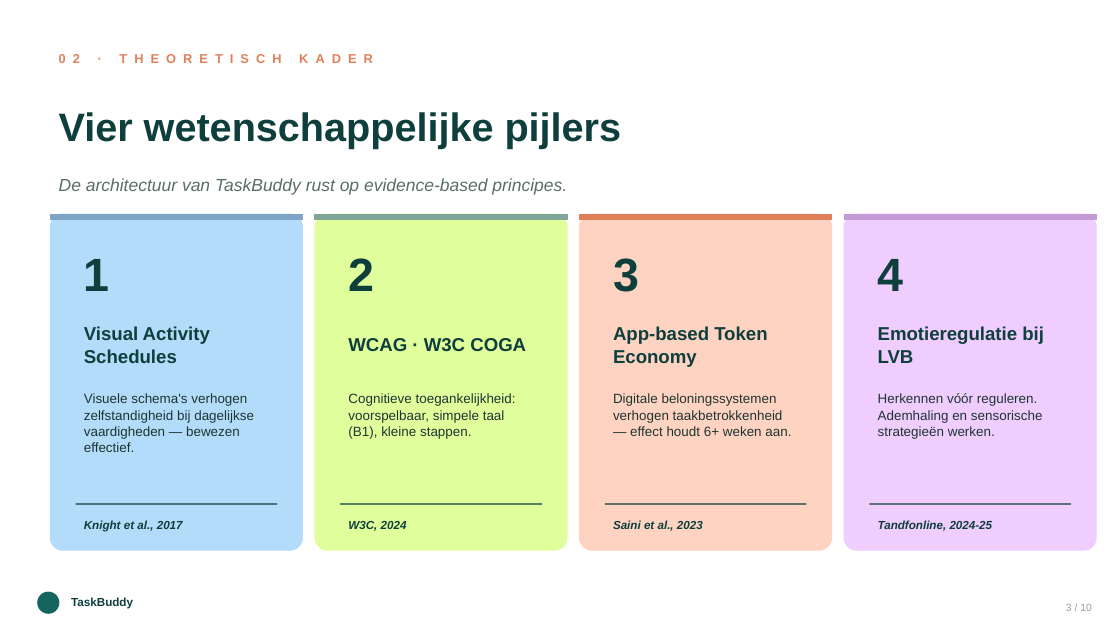
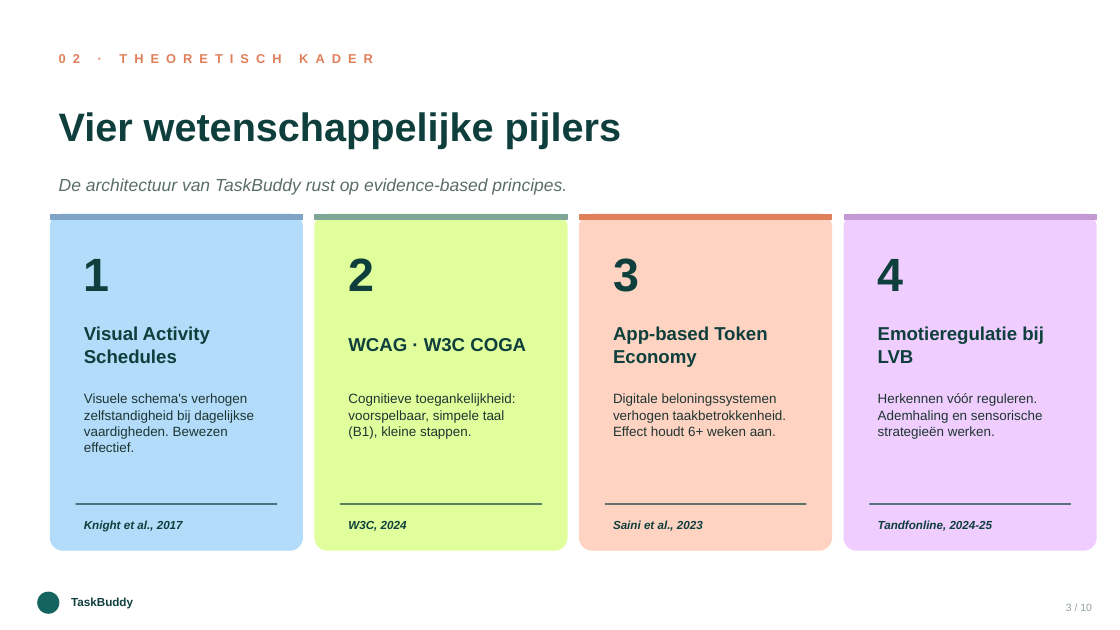
Before and after one commit to evelienbruns1999-debug/LVB-app, a slide deck: slide 3 of TaskBuddy-presentatie.pptx. Drawn at 1120x630 pixels with LibreOffice and Linux fonts; fonts in the diff are those of the drawing. Boxes give left, top, right and bottom in pixels: in the first picture for what was removed or moved away, otherwise in the second. Text is boxed around its words. In the diff, an @@ line names an element or a change of style, - is before the commit and + after.

```diff
--- a/TaskBuddy-presentatie.pptx
+++ b/TaskBuddy-presentatie.pptx
@@ text at bbox=[84, 393, 254, 452]: text changed @@
-Visuele schema's verhogen zelfstandigheid bij dagelijkse vaardigheden — bewezen effectief.
+Visuele schema's verhogen zelfstandigheid bij dagelijkse vaardigheden. Bewezen effectief.
@@ text at bbox=[613, 393, 786, 436]: text changed @@
-Digitale beloningssystemen verhogen taakbetrokkenheid — effect houdt 6+ weken aan.
+Digitale beloningssystemen verhogen taakbetrokkenheid. Effect houdt 6+ weken aan.
```
Also in this commit, not shown: 8 other slides changed.
